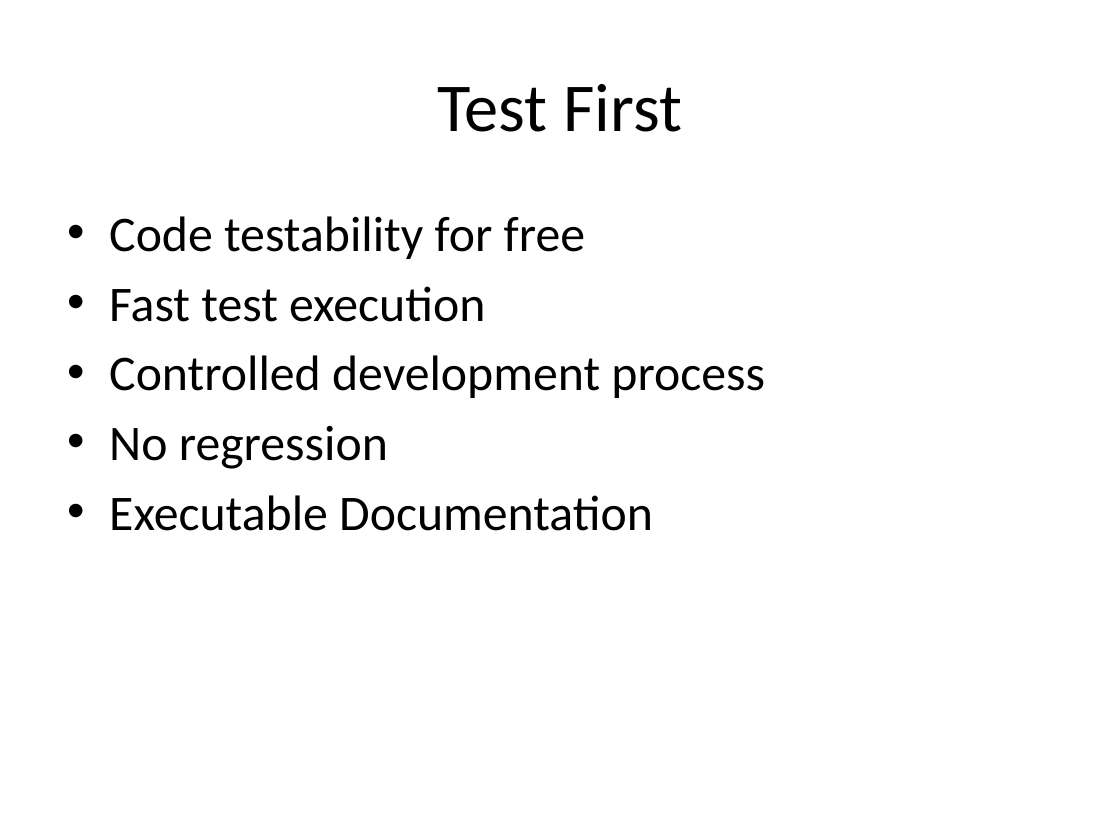
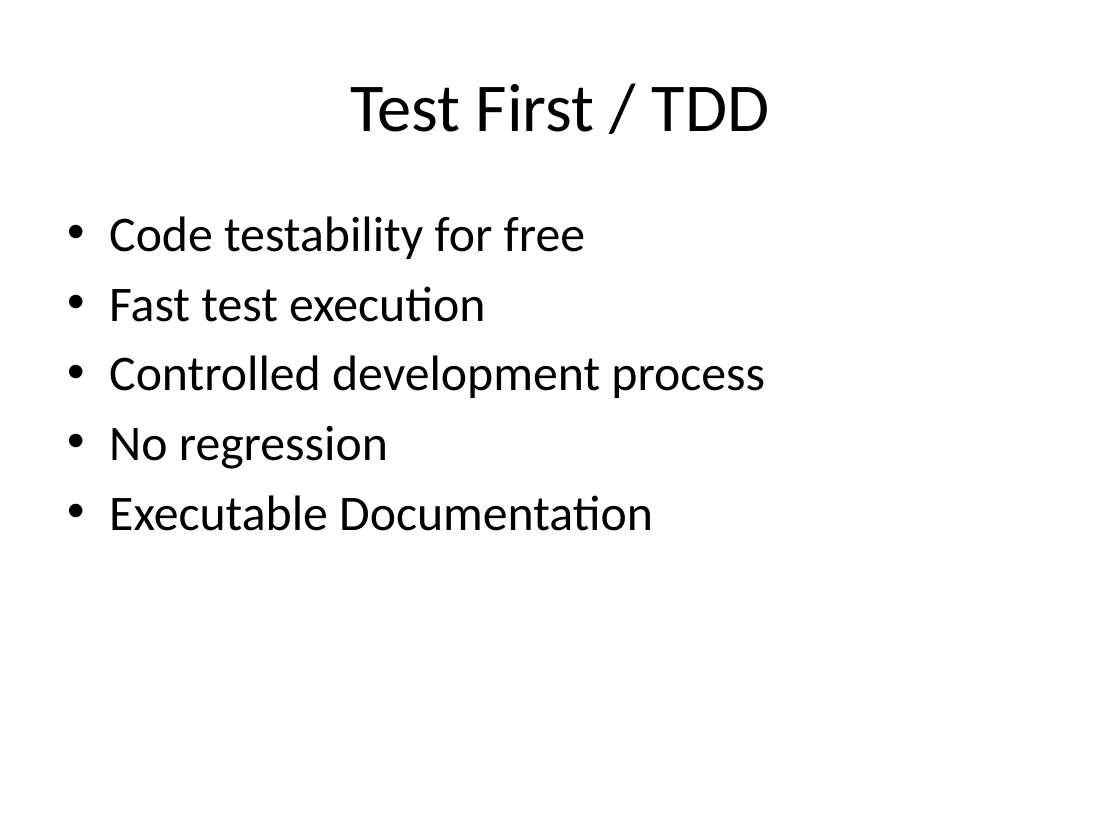
Before and after one commit to gsabev/ista2014, a slide deck: slide 4 of ISTA.pptx. Drawn at 1120x840 pixels with LibreOffice and Linux fonts; fonts in the diff are those of the drawing. Boxes give left, top, right and bottom in pixels: in the first picture for what was removed or moved away, otherwise in the second. Text is boxed around its words. In the diff, an @@ line names an element or a change of style, - is before the commit and + after.

```diff
--- a/ISTA.pptx
+++ b/ISTA.pptx
@@ title at box(350, 84, 770, 132): text changed @@
-Test First
+Test First / TDD
```
Also in this commit, not shown: 3 other slides changed, 2 slides added, 9 slides removed.
